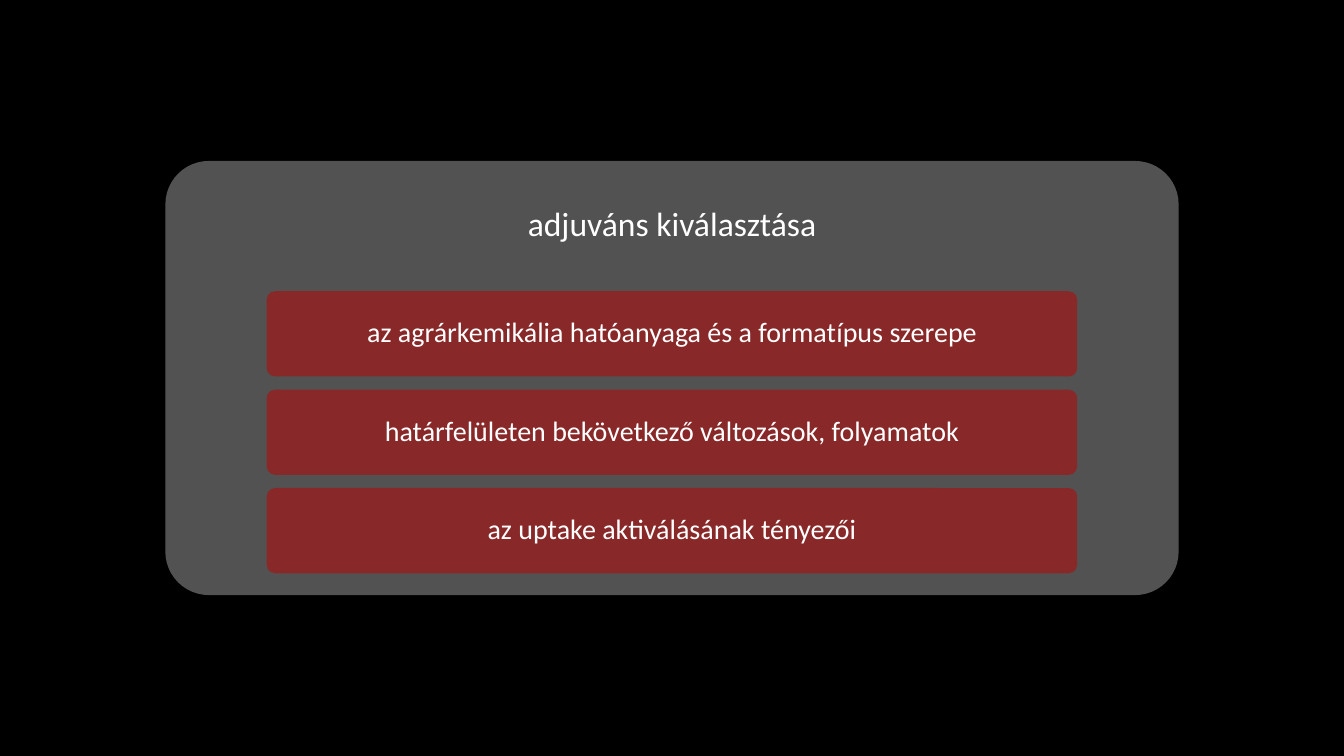
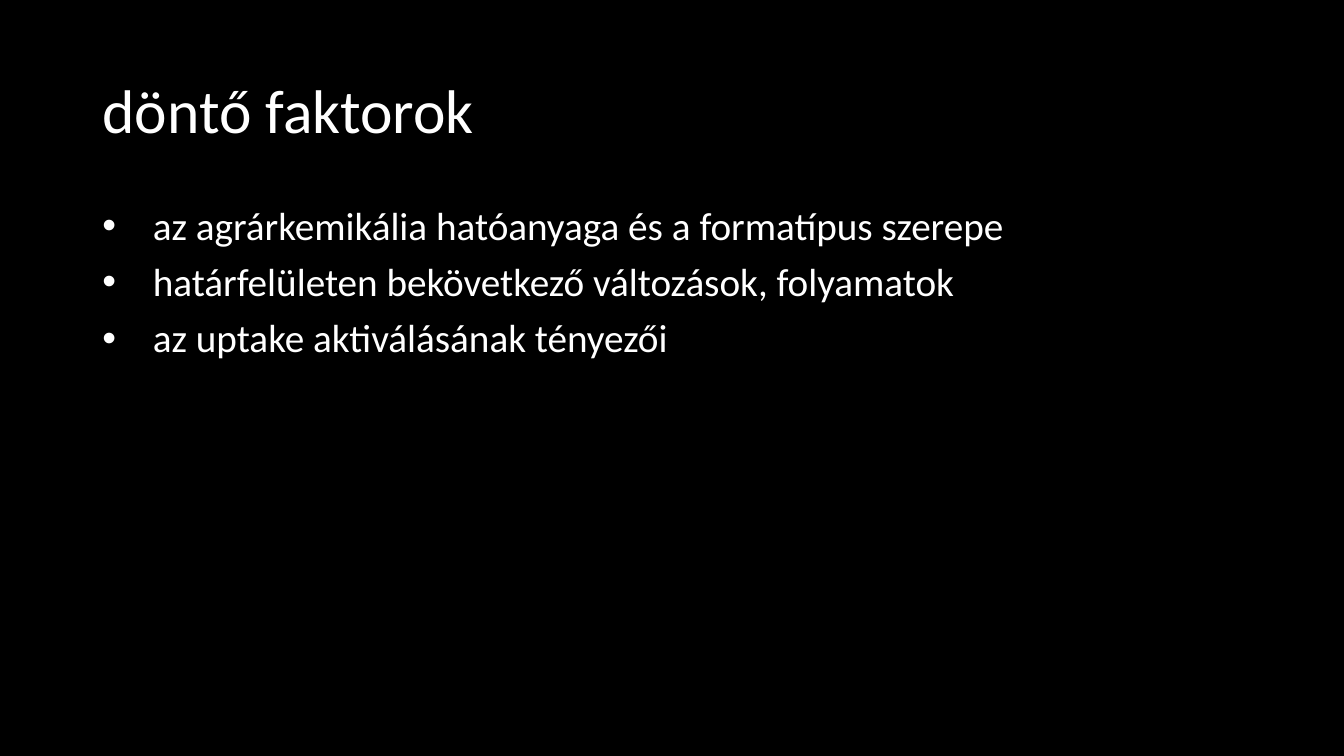
Before and after one commit to LilianaBohus/chemistry-presenations, a slide deck: slide 4 of adjuvants.pptx. Drawn at 1344x756 pixels with LibreOffice and Linux fonts; fonts in the diff are those of the drawing; background and template pictures are left out. Boxes give left, top, right and bottom in pixels: in the first picture for what was removed or moved away, otherwise in the second. Text is boxed around its words. In the diff, an @@ line names an element or a change of style, - is before the commit and + after.

```diff
--- a/adjuvants.pptx
+++ b/adjuvants.pptx
@@ text added at (102, 90, 473, 134), 44 pt, text #FFFFFF @@
+döntő faktorok
@@ text "az agrárkemikália hatóanyaga és a ...": place and size @@
-text "az agrárkemikália hatóanyaga és a ..." at (367, 322, 977, 347)
+text "az agrárkemikália hatóanyaga és a ..." at (153, 212, 1004, 359)
@@ text "az agrárkemikália hatóanyaga és a ..." at (153, 212, 1004, 359): vertical alignment middle to top @@
@@ text at (153, 212, 1004, 247): size 20 to 28 pt in "az agrárkemikália hatóanyaga és a formatípus szerepe"; alignment centre to left; bullet none to •; more space between paragraphs @@
@@ text at (153, 268, 954, 359): paragraphs added @@
+• határfelületen bekövetkező változások, folyamatok
+• az uptake aktiválásának tényezői
@@ group removed at (165, 161, 1179, 596): 4 rounded rectangles, 3 texts @@
-adjuváns kiválasztása
-határfelületen bekövetkező változások, folyamatok
-az uptake aktiválásának tényezői
```
Also in this commit, not shown: 5 other slides changed, 1 slide removed.
